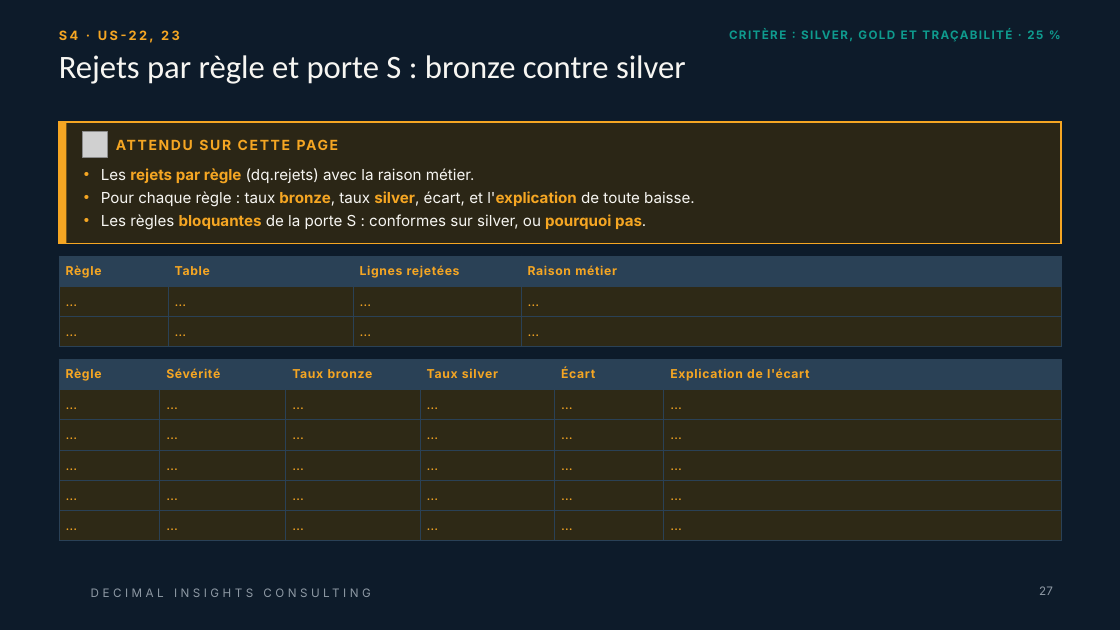
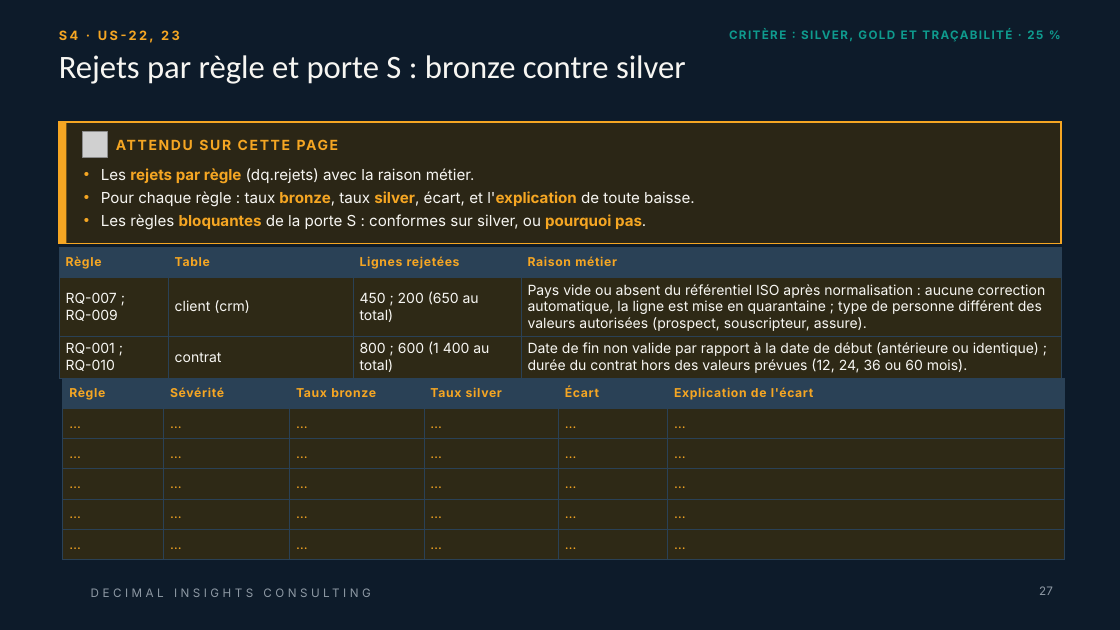
Before and after one commit to linam02/td-qualite-g04, a slide deck: slide 27 of livrables/Livrable_Groupe_TD_AssurConnect [Enregistrement automatique].pptx. Drawn at 1120x630 pixels with LibreOffice and Linux fonts; fonts in the diff are those of the drawing; grey boxes stand for pictures; background and template pictures are left out. Boxes give left, top, right and bottom in pixels: in the first picture for what was removed or moved away, otherwise in the second. Text is boxed around its words. In the diff, an @@ line names an element or a change of style, - is before the commit and + after.

```diff
--- a/livrables/Livrable_Groupe_TD_AssurConnect [Enregistrement automatique].pptx
+++ b/livrables/Livrable_Groupe_TD_AssurConnect [Enregistrement automatique].pptx
@@ table at bbox=[59, 247, 1061, 378] @@
-row 2: … | … | … | …
+row 2: RQ-007 ; RQ-009 | client (crm) | 450 ; 200 (650 au total) | Pays vide ou absent du référentiel ISO après normalisation : aucune correction automatique, la ligne est mise en quarantaine ; type de personne différent des valeurs autorisées (prospect, souscripteur, assure).
-row 3: … | … | … | …
+row 3: RQ-001 ; RQ-010 | contrat | 800 ; 600 (1 400 au total) | Date de fin non valide par rapport à la date de début (antérieure ou identique) ; durée du contrat hors des valeurs prévues (12, 24, 36 ou 60 mois).
@@ table: place and size @@
-table at bbox=[59, 256, 1061, 347]
+table at bbox=[59, 247, 1061, 378]
@@ table: place and size @@
-table at bbox=[59, 360, 1061, 541]
+table at bbox=[62, 378, 1065, 560]
```
Also in this commit, not shown: 5 other slides changed.
